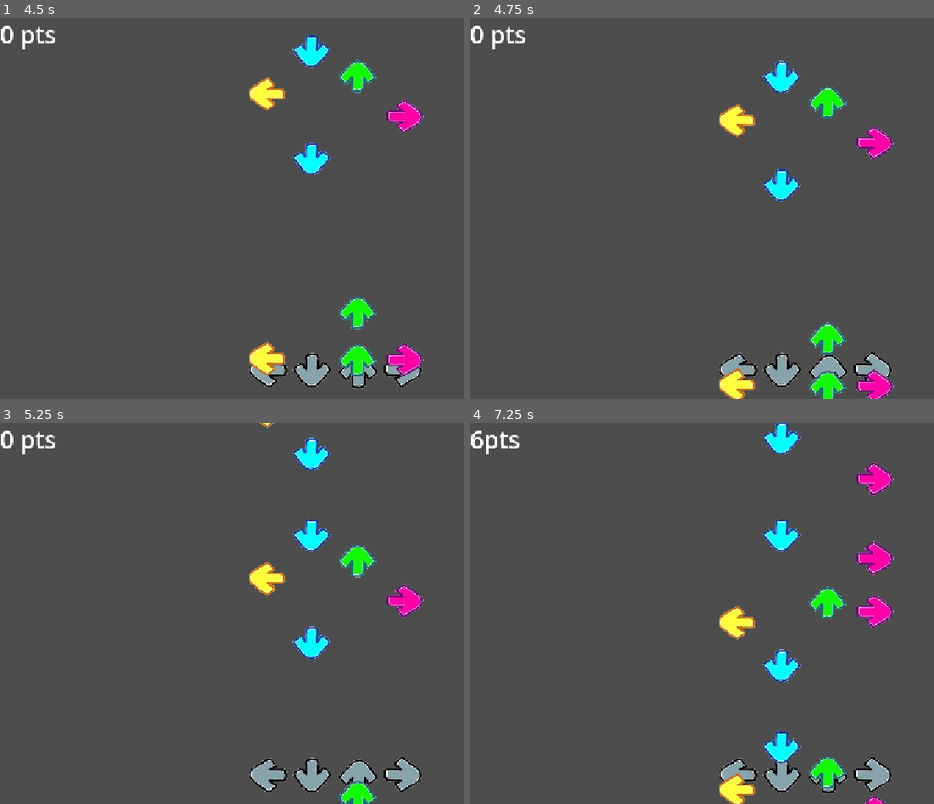
Above: before the commit, frames 1-4 (two rows, left to right).
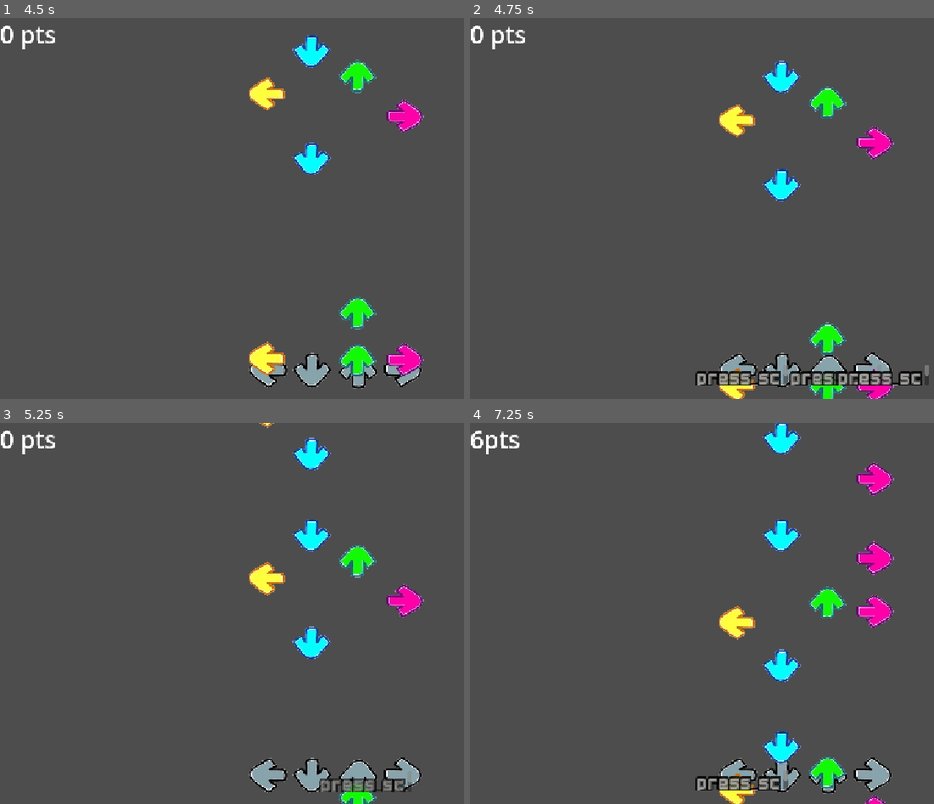
Above: after the commit, the same moments.

Repository: 134148/HauntingDeadline
Game: Godot game, scene res://scenes/endgame.tscn
The game is run twice, just before and just after one commit, with the same random seed, the same clock (stepped at 60 frames per second) and the same inputs. This scene is started directly instead of the project's main scene. Sound files missing from this copy of the repository are replaced by a short silence.
Inputs:
- Up to frame 1 (4.5 s): tap Enter at 0.5 s; hold D (right) 0.53-1.28 s; tap Space (space) every 0.75 s from 0.6 to 4.35 s; hold S (down) 1.28-2.03 s; hold D (right) 2.03-2.78 s; hold W (up) 2.78-3.53 s; hold A (left) from 3.53 s (still down)
- Up to frame 2 (4.75 s): keep holding A (left)
- Up to frame 3 (5.25 s): release A (left) at 5.03 s; hold S (down) from 5.03 s (still down); tap Space (space) at 5.1 s
- Up to frame 4 (7.25 s): release S (down) at 5.78 s; hold D (right) 5.78-6.53 s; tap Space (space) at 5.85, 6.6 s; hold W (up) from 6.53 s (still down)

Frame 1 is identical in both runs. In frame 2, 1.5% of the frame differs, in the area x 48-99%, y 91-97%; in frame 3, 0.5%; in frame 4, 0.6%.

Commit message:
pijltjes namen dingens

Diff:
--- a/assets/rhytm/objects/keylistener.gd
+++ b/assets/rhytm/objects/keylistener.gd
@@ -22,31 +22,42 @@
 # Called every frame. 'delta' is the elapsed time since the previous frame.
 func _process(delta: float) -> void:
 	if falling_key_queue.size() > 0:
+
+
 		if falling_key_queue.front().has_passed:
 			falling_key_queue.pop_front()
+
+			var st_inst = score_text.instantiate()
+			get_tree().get_root().call_deferred("add_child", st_inst)
+			st_inst.SetTextInfo("press_score_text")
+			st_inst.global_position = global_position + Vector2(0, -15)
+
 
 		if Input.is_action_just_pressed(key_name):
 			var key_to_pop = falling_key_queue.pop_front()
 
 			var distance_from_pass = abs(key_to_pop.pass_threshold - key_to_pop.global_position.y)
 
+			var press_score_text: String = ""
 			if distance_from_pass < perfect_press_threshold:
 				Signals.IncrementScore.emit(perfect_press_threshold)
+				press_score_text = "PERFECT!"
 			elif distance_from_pass < great_press_threshold:
 				Signals.IncrementScore.emit(great_press_threshold)
+				press_score_text = "GREAT!"
 			elif distance_from_pass < good_press_threshold:
 				Signals.IncrementScore.emit(good_press_threshold)
+				press_score_text = "GOOD!"
 			elif distance_from_pass < ok_press_threshold:
 				Signals.IncrementScore.emit(ok_press_threshold)
+				press_score_text = "OK!"
 			else:
+				press_score_text = "MISS!"
 				pass
 
 
 			key_to_pop.queue_free()
 
-
-			var st_inst = score_text.instantiate()
-			get_tree().get_root.call_deferred("add_child", st_inst)
 
 func CreateFallingKey():
 	var fk_inst = falling_key.instantiate()
--- a/assets/rhytm/objects/score_press_text.gd
+++ b/assets/rhytm/objects/score_press_text.gd
@@ -1,11 +1,28 @@
 extends Control
 
 
-# Called when the node enters the scene tree for the first time.
-func _ready() -> void:
-	pass # Replace with function body.
+#perfect ff7df3
 
+#great ee9f97
 
-# Called every frame. 'delta' is the elapsed time since the previous frame.
-func _process(delta: float) -> void:
-	pass
+#good 4ad2a2
+
+#ok 42c5ff
+
+#miss b7b6b2
+
+func SetTextInfo(text: String):
+	$ScoreLevelText.clear()
+	$ScoreLevelText.append_text("[center]" + text + "[/center]")
+
+	match text:
+		"PERFECT!":
+			$ScoreLevelText.set("theme_override_colors/default_color", Color("ffd700"))
+		"GREAT!":
+			$ScoreLevelText.set("theme_override_colors/default_color", Color("00ff00"))
+		"GOOD!":
+			$ScoreLevelText.set("theme_override_colors/default_color", Color("4ad2a2"))
+		"OK!":
+			$ScoreLevelText.set("theme_override_colors/default_color", Color("42c5ff"))
+		"MISS!":
+			$ScoreLevelText.set("theme_override_colors/default_color", Color("b76bb2"))
--- a/assets/rhytm/objects/score_press_text.tscn
+++ b/assets/rhytm/objects/score_press_text.tscn
@@ -4,15 +4,15 @@
 [ext_resource type="Script" uid="uid://bjgp46b7p83rj" path="res://assets/rhytm/objects/score_press_text.gd" id="1_ng16t"]
 
 [sub_resource type="Animation" id="Animation_ng16t"]
-length = 0.3
+length = 0.2
 tracks/0/type = "value"
 tracks/0/imported = false
 tracks/0/enabled = true
-tracks/0/path = NodePath("RichTextLabel:modulate")
+tracks/0/path = NodePath("ScoreLevelText:modulate")
 tracks/0/interp = 1
 tracks/0/loop_wrap = true
 tracks/0/keys = {
-"times": PackedFloat32Array(0, 0.10035019, 0.3),
+"times": PackedFloat32Array(0, 0.1, 0.2),
 "transitions": PackedFloat32Array(1, 1, 1),
 "update": 0,
 "values": [Color(1, 1, 1, 1), Color(1, 1, 1, 0.6654993), Color(1, 1, 1, 0)]
@@ -20,14 +20,28 @@
 tracks/1/type = "value"
 tracks/1/imported = false
 tracks/1/enabled = true
-tracks/1/path = NodePath("RichTextLabel:position")
+tracks/1/path = NodePath("ScoreLevelText:position")
 tracks/1/interp = 1
 tracks/1/loop_wrap = true
 tracks/1/keys = {
-"times": PackedFloat32Array(0, 0.3),
+"times": PackedFloat32Array(0, 0.2),
 "transitions": PackedFloat32Array(1, 1),
 "update": 0,
-"values": [Vector2(-80, 1), Vector2(-80, 10)]
+"values": [Vector2(-80, 1), Vector2(-80, 15)]
+}
+tracks/2/type = "method"
+tracks/2/imported = false
+tracks/2/enabled = true
+tracks/2/path = NodePath(".")
+tracks/2/interp = 1
+tracks/2/loop_wrap = true
+tracks/2/keys = {
+"times": PackedFloat32Array(0.3),
+"transitions": PackedFloat32Array(1),
+"values": [{
+"args": [],
+"method": &"queue_free"
+}]
 }
 
 [sub_resource type="Animation" id="Animation_ir8u5"]
@@ -36,7 +50,7 @@
 tracks/0/type = "value"
 tracks/0/imported = false
 tracks/0/enabled = true
-tracks/0/path = NodePath("RichTextLabel:modulate")
+tracks/0/path = NodePath("ScoreLevelText:modulate")
 tracks/0/interp = 1
 tracks/0/loop_wrap = true
 tracks/0/keys = {
@@ -48,7 +62,7 @@
 tracks/1/type = "value"
 tracks/1/imported = false
 tracks/1/enabled = true
-tracks/1/path = NodePath("RichTextLabel:position")
+tracks/1/path = NodePath("ScoreLevelText:position")
 tracks/1/interp = 1
 tracks/1/loop_wrap = true
 tracks/1/keys = {
@@ -73,18 +87,18 @@
 grow_vertical = 2
 script = ExtResource("1_ng16t")
 
-[node name="RichTextLabel" type="RichTextLabel" parent="." unique_id=1237088320]
+[node name="ScoreLevelText" type="RichTextLabel" parent="." unique_id=1237088320]
 layout_mode = 0
 offset_left = -80.0
 offset_top = 1.0
 offset_right = 82.0
 offset_bottom = 37.0
-theme_override_colors/default_color = Color(1, 0.48845536, 0.95108885, 1)
+theme_override_colors/default_color = Color(0.7194434, 0.7154649, 0.69867027, 1)
 theme_override_constants/outline_size = 12
 theme_override_fonts/normal_font = ExtResource("1_iifyj")
 theme_override_font_sizes/normal_font_size = 39
 bbcode_enabled = true
-text = "[center]PERFECT!"
+text = "[center]OK!"
 
 [node name="AnimationPlayer" type="AnimationPlayer" parent="." unique_id=1189763506]
 libraries/ = SubResource("AnimationLibrary_wg2mo")
